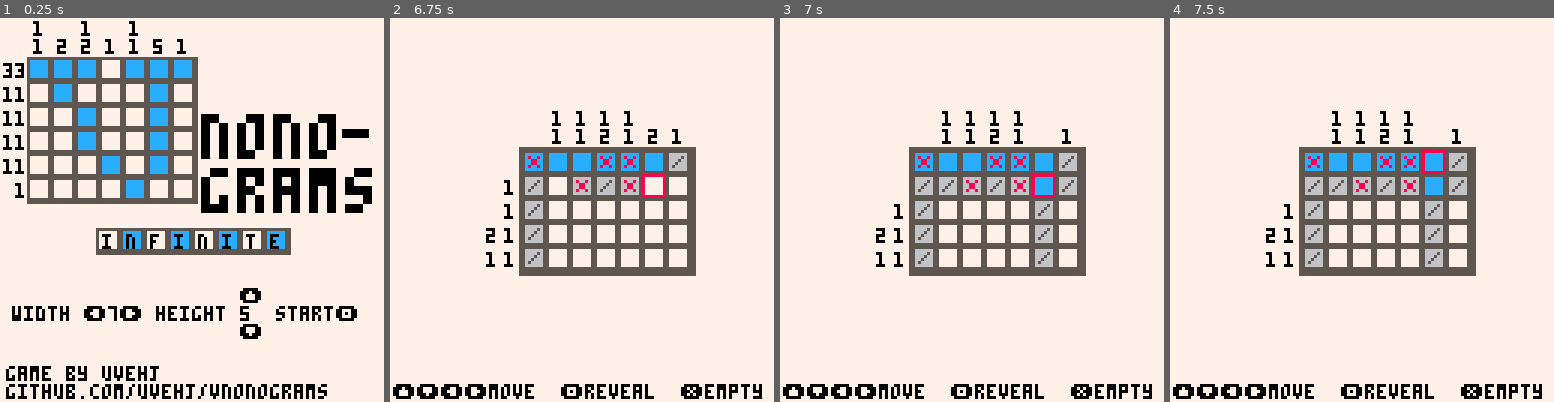
Above: before the commit, frames 1-4 (left to right).
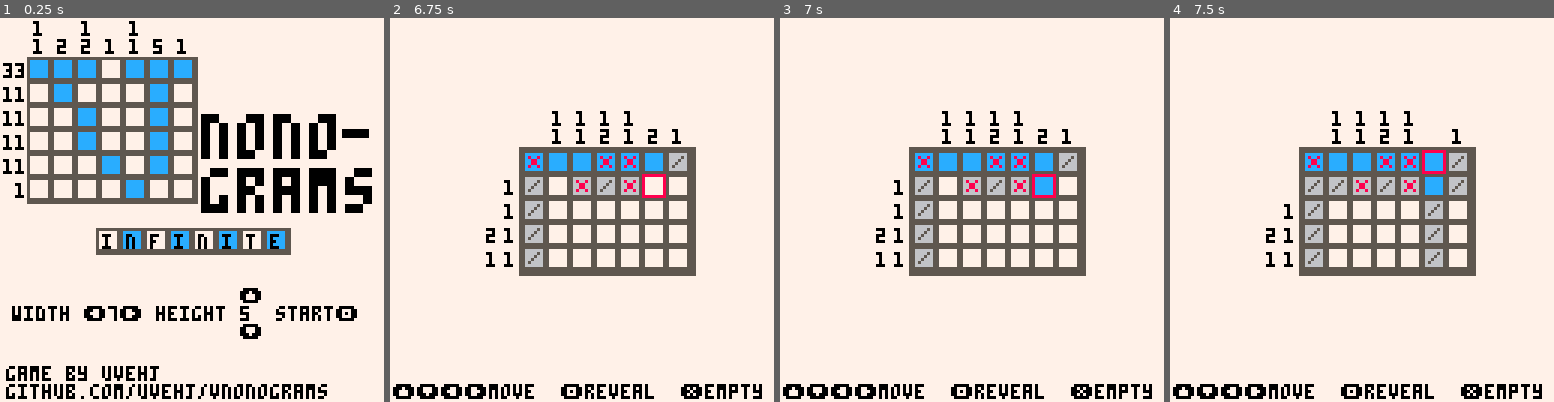
Above: after the commit, the same moments.

Repository: uvehj/VNonograms
Game: PICO-8 cartridge cartridges/vnonogramsinfinite.p8
Two runs of this game, one before a commit and one after it. Both use one fixed random seed, a clock stepped at 60 frames per second and the inputs below.
Inputs:
- Up to frame 1 (0.25 s): no input
- Up to frame 2 (6.75 s): tap X (X key) at 0.33, 1.07, 1.85, 2.97, 4.08, 5.2, 6.32 s; tap O (Z key) at 0.7, 1.7, 2.1, 2.5, 2.9, 3.3, 3.7, 4.1, 4.5, 4.9, 5.3, 5.7, 6.1, 6.5 s; hold Right 1.6-2.1 s; hold Up 2.15-2.42 s; hold Right 2.47-3.03 s; hold Left 3.08-3.58 s; hold Down 3.63-3.97 s; hold Right 4.02-4.68 s; hold Up 4.73-5.03 s; hold Left 5.08-5.68 s; hold Down 5.73-6.03 s; hold Right 6.08-6.58 s; hold Right from 6.63 s (still down)
- Up to frame 3 (7 s): keep holding Right; tap O (Z key) at 6.9 s
- Up to frame 4 (7.5 s): release Right at 7.13 s; hold Up 7.18-7.45 s; tap O (Z key) at 7.3 s; tap X (X key) at 7.43 s

Frames 1-2 are identical in both runs. In frame 3, 1.2% of the frame differs, in the area x 29-78%, y 28-65%; in frame 4, nothing differs.

Commit message:
v1.2 performance hotfix
Minor changes, should help with performance

Diff:
--- a/cartridges/vnonogramsinfinite.p8
+++ b/cartridges/vnonogramsinfinite.p8
@@ -7,6 +7,7 @@
 state = 0
 cursorpos = {0,0}
 selectedsize = {7,5}
+checkcounter = 30
 function _init()
     state = 0
 end
@@ -30,7 +31,11 @@
         state = create_puzzle(selectedsize)
     elseif state == 1 then
         update_buttons_game()
-        state = check_finished_and_autocomplete()
+        checkcounter -= 1
+        if checkcounter <= 0 then
+            state = check_finished_and_autocomplete()
+            checkcounter = 30
+        end
     elseif state == 0 then
         update_buttons_menu()
     elseif state == 2 then
Not shown, changed: cartridges/images/vnonogramsinfinite.p8.png
Not shown, added: releases/old/VNonograms_Infinite_v1.zip
Not shown, removed: releases/old/VNonograms_Infinite_v1/vnonogramsinfinitev1-0_linux.zip
Not shown, removed: releases/old/VNonograms_Infinite_v1/vnonogramsinfinitev1-0_osx.zip
Not shown, removed: releases/old/VNonograms_Infinite_v1/vnonogramsinfinitev1-0_raspi.zip
Not shown, removed: releases/old/VNonograms_Infinite_v1/vnonogramsinfinitev1-0_web.zip
Not shown, removed: releases/old/VNonograms_Infinite_v1/vnonogramsinfinitev1-0_windows.zip
Not shown, added: releases/old/vnonogramsinfinite1-1.zip
Not shown, removed: releases/vnonogramsinfinite1-1/vnonogramsinfinite1-1_linux.zip
Not shown, removed: releases/vnonogramsinfinite1-1/vnonogramsinfinite1-1_osx.zip
Not shown, removed: releases/vnonogramsinfinite1-1/vnonogramsinfinite1-1_raspi.zip
Not shown, removed: releases/vnonogramsinfinite1-1/vnonogramsinfinite1-1_web.zip
(and 6 more such lines)
